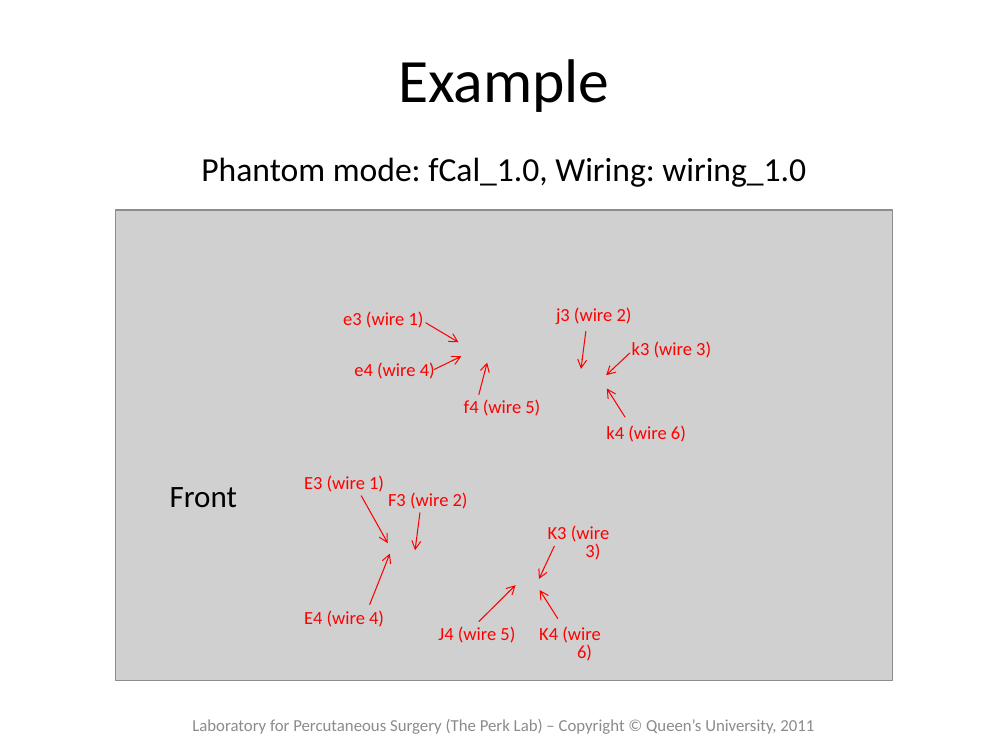
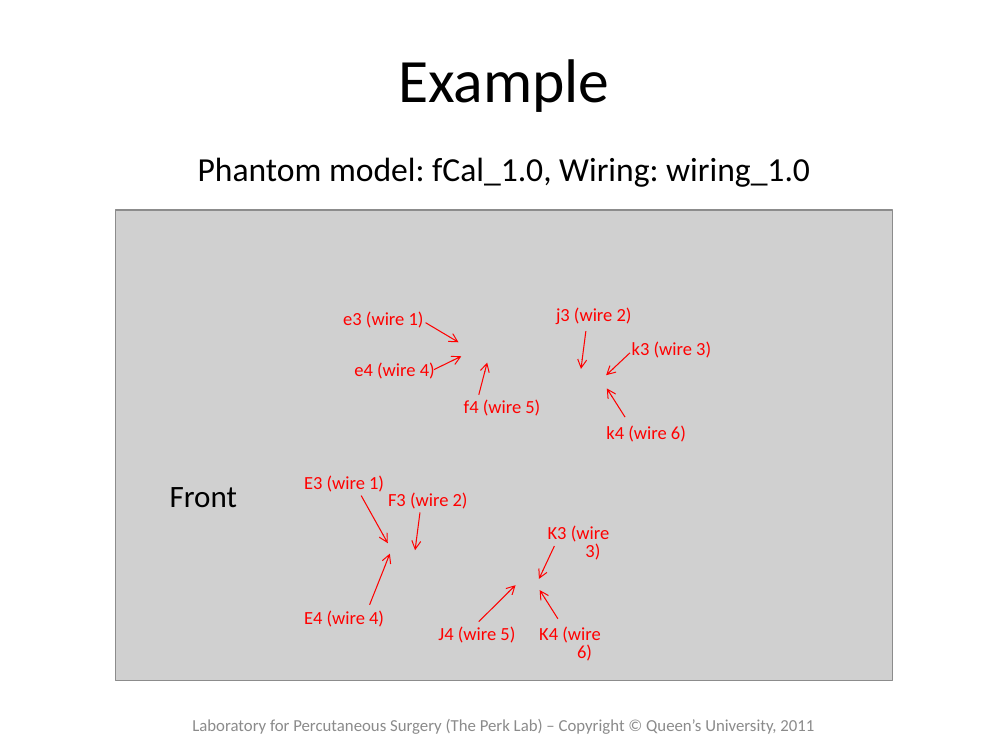
Before and after one commit to thewtex/Plus, a slide deck: slide 4 of doc/tutorials/PlusTutorialBuildingfCalPhantom.pptx. Drawn at 1008x756 pixels with LibreOffice and Linux fonts; fonts in the diff are those of the drawing; grey boxes stand for pictures. Boxes give left, top, right and bottom in pixels: in the first picture for what was removed or moved away, otherwise in the second. Text is boxed around its words. In the diff, an @@ line names an element or a change of style, - is before the commit and + after.

Commit message:
re #712: Improved calibration phantom descriptions (added images of phantoms, updated tutorial)

```diff
--- a/doc/tutorials/PlusTutorialBuildingfCalPhantom.pptx
+++ b/doc/tutorials/PlusTutorialBuildingfCalPhantom.pptx
@@ text at (x1=198, y1=157, x2=810, y2=187): text changed @@
-Phantom mode: fCal_1.0, Wiring: wiring_1.0
+Phantom model: fCal_1.0, Wiring: wiring_1.0
```
Also in this commit, not shown: 2 other slides changed, 1 slide added, 6 other files.
